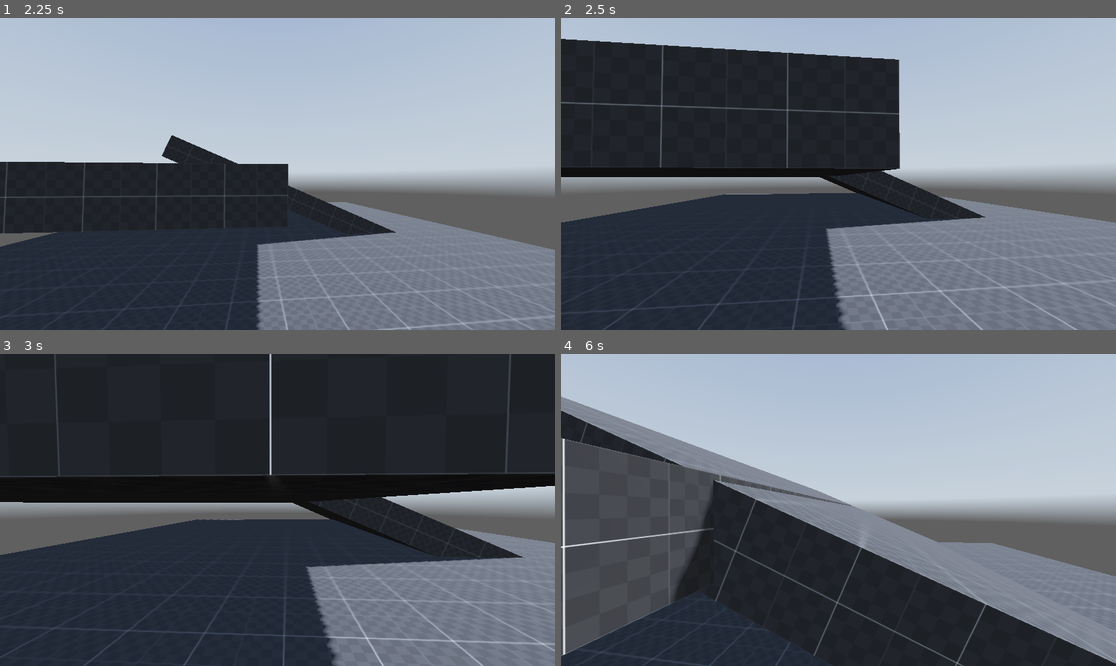
Above: before the commit, frames 1-4 (two rows, left to right).
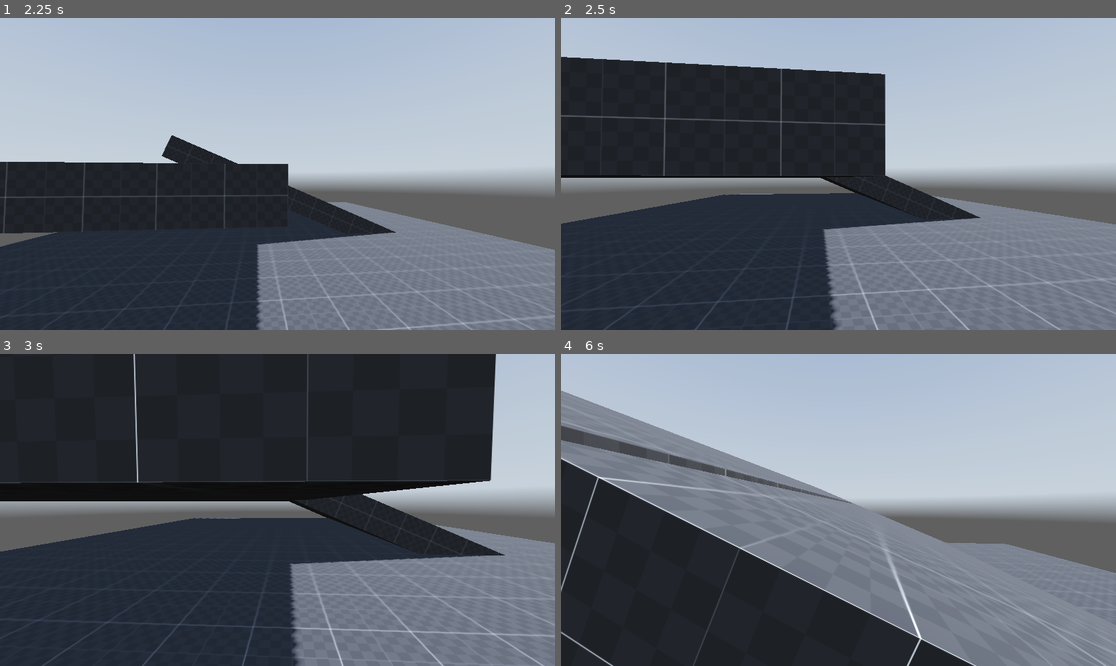
Above: after the commit, the same moments.

Repository: elmoradoo/Reflection
Game: Godot game, scene res://scenes/world.tscn
Two runs of this game, one before a commit and one after it. Both use one fixed random seed, a clock stepped at 60 frames per second and the inputs below. A sky picture missing from this copy of the repository is replaced by a grey-blue gradient.
Inputs (mouse positions are in pixels of both pictures, inside the frame that each line leads up to):
- Up to frame 1 (2.25 s): tap Enter at 0.5 s; move the mouse to (305, 174) at 0.52 s; hold Ctrl (crouch) 0.53-1.28 s; hold W (forward) from 0.53 s (still down); tap Space (jump) at 0.77, 1.07, 1.52, 1.55, 1.82, 2.1 s; tap Shift (sprint) at 0.8, 1.35 s; move the mouse to (249, 174) at 1.27 s; move the mouse to (288, 167) at 2.02 s; hold Ctrl (crouch) from 2.03 s (still down)
- Up to frame 2 (2.5 s): keep holding W (forward); keep holding Ctrl (crouch)
- Up to frame 3 (3 s): keep holding W (forward); move the mouse to (271, 516) at 2.77 s; release Ctrl (crouch) at 2.78 s; tap Ctrl (crouch) at 2.85 s
- Up to frame 4 (6 s): tap Space (jump) at 3.02, 3.32, 3.77, 3.8, 4.07, 4.52, 4.82, 5.85 s; tap Shift (sprint) at 3.05, 3.6, 5.1 s; move the mouse to (877, 513) at 3.52 s; move the mouse to (794, 506) at 4.27 s; tap Ctrl (crouch) at 4.35 s; move the mouse to (844, 510) at 5.02 s; move the mouse to (816, 503) at 5.77 s; release W (forward) at 5.78 s; hold D (right) from 5.78 s (still down)

Frame 1 is identical in both runs. In frame 2, 7.8% of the frame differs, in the area x 0-100%, y 6-100%; in frame 3, 12%; in frame 4, 30%, in the area x 0-100%, y 11-100%.

Commit message:
Refacto player states: - Only state manager changes states - State dictionary associating state enum with state instance

Diff:
--- a/scripts/player/enums.gd
+++ b/scripts/player/enums.gd
@@ -1,6 +1,7 @@
 extends Object
 
 enum player_states {
+	NULL,
 	Idle,
 	Walking,
 	Sprinting,
--- a/scripts/player/player.gd
+++ b/scripts/player/player.gd
@@ -4,7 +4,7 @@
 var enums = preload("res://scripts/player/enums.gd")
 
 #State manager
-var player_state_manager_script = preload("res://scripts/player/states/player_state_manager.gd")
+var player_state_manager_script = preload("res://scripts/player/player_state_manager.gd")
 var player_state_manager
 
 #Player object that have all of the player and associated variable
--- a/scripts/player/playerData.gd
+++ b/scripts/player/playerData.gd
@@ -33,7 +33,7 @@
 var sliding_minimum_velocity: float = 5.0
 
 #Player state
-var current_state = enums.player_states.Idle
+var current_state: BaseState
 
 var input_dir: Vector2 = Vector2.ZERO
 
--- /dev/null
+++ b/scripts/player/player_state_manager.gd
@@ -0,0 +1,45 @@
+extends Node
+
+
+var enums = preload("res://scripts/player/enums.gd")
+
+var player: playerData
+
+var current_state
+var next_state
+
+var state_scripts = {
+	enums.player_states.Idle: preload("res://scripts/player/states/idle.gd").new(),
+	enums.player_states.Walking: preload("res://scripts/player/states/walking.gd").new(),
+	enums.player_states.Sprinting: preload("res://scripts/player/states/sprinting.gd").new(),
+	enums.player_states.Crouching: preload("res://scripts/player/states/crouching.gd").new(),
+	enums.player_states.Sliding: preload("res://scripts/player/states/sliding.gd").new(),
+	enums.player_states.Jumping: preload("res://scripts/player/states/jumping.gd").new(),
+	enums.player_states.AirTime: preload("res://scripts/player/states/airtime.gd").new(),
+	enums.player_states.WallClimb: preload("res://scripts/player/states/wallclimb.gd").new(),
+	enums.player_states.WallRun: preload("res://scripts/player/states/wallrun.gd").new(),
+}
+
+func debug_print_player_state():
+	print(enums.player_states.keys()[player.current_state.get_state_name()])
+
+func init(player_object):
+	print(state_scripts)
+	print(enums.player_states.Idle)
+	print(state_scripts[enums.player_states.Idle].get_state_name())
+	player = player_object
+	for state_script in state_scripts.values():
+		state_script.init(player)
+	player.current_state = state_scripts[enums.player_states.Idle]
+	player.myself.move_and_slide()
+
+func run():
+	next_state = player.current_state.get_next_state()
+	if next_state == 0:
+		print("Invalid_state")
+	elif next_state != player.current_state.get_state_name():
+		player.current_state.exit()
+		player.current_state = state_scripts[next_state]
+		debug_print_player_state()
+		player.current_state.enter()
+	player.current_state.update()
--- a/scripts/player/states/airtime.gd
+++ b/scripts/player/states/airtime.gd
@@ -7,6 +7,9 @@
 
 func init(obj):
 	player = obj
+
+func get_state_name():
+	return enums.player_states.AirTime
 
 func enter():
 	pass
@@ -46,12 +49,11 @@
 			return true
 	return false
 
-func check():
-	if player.myself.is_on_floor() and player.velocity.length() >= 2:
-		player.current_state = enums.player_states.Sprinting
-	elif player.myself.is_on_floor():
-		player.current_state = enums.player_states.Idle
-	if can_wallclimb():
-		player.current_state = enums.player_states.WallClimb
+func get_next_state():
+	if player.myself.is_on_floor():
+		return enums.player_states.Idle
+	elif can_wallclimb():
+		return enums.player_states.WallClimb
 	elif can_wallrun():
-		player.current_state = enums.player_states.WallRun
+		return enums.player_states.WallRun
+	return enums.player_states.AirTime
--- a/scripts/player/states/crouching.gd
+++ b/scripts/player/states/crouching.gd
@@ -12,6 +12,9 @@
 
 func exit():
 	pass
+
+func get_state_name():
+	return enums.player_states.Crouching
 
 func update_event():
 	if player.event is InputEventMouseMotion:
@@ -28,9 +31,10 @@
 	player.velocity.z = player.direction.z * max_speed
 	player.direction = lerp(player.direction, (player.transform.basis * Vector3(player.input_dir.x, 0, player.input_dir.y)).normalized(), lerp_speed * player.delta)
 
-func check():
+func get_next_state():
 	if player.myself.is_on_floor():
 		if Input.is_action_pressed("crouch") or player.raycasts.get_node("top_of_head").is_colliding():
-			player.current_state = enums.player_states.Crouching
+			return enums.player_states.Crouching
 		else:
-			player.current_state = enums.player_states.Idle
+			return enums.player_states.Idle
+	return enums.player_states.NULL
--- a/scripts/player/states/idle.gd
+++ b/scripts/player/states/idle.gd
@@ -14,6 +14,9 @@
 func exit():
 	pass
 
+func get_state_name():
+	return enums.player_states.Idle
+
 func update_event():
 	if player.event is InputEventMouseMotion:
 		player.myself.rotate_y(deg_to_rad(-player.event.relative.x * player.mouse_sensitivity))
@@ -29,13 +32,14 @@
 	player.velocity.x = move_toward(player.velocity.x, 0, idle_lerp_speed)
 	player.velocity.z = move_toward(player.velocity.z, 0, idle_lerp_speed)
 
-func check():
+func get_next_state():
 	if player.myself.is_on_floor():
 		if Input.is_action_just_pressed("crouch"):
-			player.current_state = enums.player_states.Crouching
+			return enums.player_states.Crouching
 		elif Input.is_action_just_released("crouch") and not player.raycasts.get_node("top_of_head").is_colliding():
-			player.current_state = enums.player_states.Idle
+			return enums.player_states.Idle
 		elif player.input_dir != Vector2.ZERO:
-			player.current_state = enums.player_states.Sprinting
+			return enums.player_states.Sprinting
 		if Input.is_action_just_pressed("jump"):
-			player.current_state = enums.player_states.Jumping
+			return enums.player_states.Jumping
+	return enums.player_states.Idle
--- a/scripts/player/states/jumping.gd
+++ b/scripts/player/states/jumping.gd
@@ -6,6 +6,9 @@
 
 func init(obj):
 	player = obj
+
+func get_state_name():
+	return enums.player_states.Jumping
 
 func enter():
 	player.animation_player.play("jump")
@@ -30,6 +33,7 @@
 func exit():
 	pass
 
-func check():
+func get_next_state():
 	if not player.myself.is_on_floor():
-		player.current_state = enums.player_states.AirTime
+		return enums.player_states.AirTime
+	return enums.player_states.NULL
--- a/scripts/player/states/player_state_manager.gd
+++ /dev/null
@@ -1,174 +0,0 @@
-extends Node
-
-
-var enums = preload("res://scripts/player/enums.gd")
-
-#State scripts
-var idle_ss = preload("res://scripts/player/states/idle.gd")
-var walking_ss = preload("res://scripts/player/states/walking.gd")
-var sprinting_ss = preload("res://scripts/player/states/sprinting.gd")
-var crouching_ss = preload("res://scripts/player/states/crouching.gd")
-var sliding_ss = preload("res://scripts/player/states/sliding.gd")
-var jumping_ss = preload("res://scripts/player/states/jumping.gd")
-var airtime_ss = preload("res://scripts/player/states/airtime.gd")
-var wallclimb_ss = preload("res://scripts/player/states/wallclimb.gd")
-var wallrun_ss = preload("res://scripts/player/states/wallrun.gd")
-
-#And associated variables
-var idle_state
-var walking_state
-var sprinting_state
-var crouching_state
-var sliding_state
-var jumping_state
-var airtime_state
-var wallclimb_state
-var wallrun_state
-
-var player: playerData
-
-var old_state
-
-func debug_print_player_state():
-	match player.current_state:
-		enums.player_states.Idle:
-			print("idle")
-		enums.player_states.Walking:
-			print("walking")
-		enums.player_states.Sprinting:
-			print("sprinting")
-		enums.player_states.Jumping:
-			print("jumping")
-		enums.player_states.Crouching:
-			print("crouching")
-		enums.player_states.Sliding:
-			print("sliding")
-		enums.player_states.AirTime:
-			print("airtime")
-		enums.player_states.WallClimb:
-			print("wallclimb")
-		enums.player_states.WallRun:
-			print("wallrun")
-
-
-func init(player_object):
-	#Instanciate state scripts
-	idle_state = idle_ss.new()
-	walking_state = walking_ss.new()
-	sprinting_state = sprinting_ss.new()
-	crouching_state = crouching_ss.new()
-	sliding_state = sliding_ss.new()
-	jumping_state = jumping_ss.new()
-	airtime_state = airtime_ss.new()
-	wallclimb_state = wallclimb_ss.new()
-	wallrun_state = wallrun_ss.new()
-
-	idle_state.init(player_object)
-	walking_state.init(player_object)
-	sprinting_state.init(player_object)
-	crouching_state.init(player_object)
-	sliding_state.init(player_object)
-	jumping_state.init(player_object)
-	airtime_state.init(player_object)
-	wallclimb_state.init(player_object)
-	wallrun_state.init(player_object)
-
-	player = player_object
-
-func get_next_state():
-	old_state = player.current_state
-	match player.current_state:
-		enums.player_states.Idle:
-			idle_state.check()
-		enums.player_states.Walking:
-			walking_state.check()
-		enums.player_states.Sprinting:
-			sprinting_state.check()
-		enums.player_states.Jumping:
-			jumping_state.check()
-		enums.player_states.Crouching:
-			crouching_state.check()
-		enums.player_states.Sliding:
-			sliding_state.check()
-		enums.player_states.AirTime:
-			airtime_state.check()
-		enums.player_states.WallClimb:
-			wallclimb_state.check()
-		enums.player_states.WallRun:
-			wallrun_state.check()
-	if not player.current_state == old_state:
-		set_current_state()
-
-func set_current_state():
-	#Exit the current state
-	match old_state:
-		enums.player_states.Idle:
-			idle_state.exit()
-		enums.player_states.Walking:
-			walking_state.exit()
-		enums.player_states.Sprinting:
-			sprinting_state.exit()
-		enums.player_states.Jumping:
-			jumping_state.exit()
-		enums.player_states.Crouching:
-			crouching_state.exit()
-		enums.player_states.Sliding:
-			sliding_state.exit()
-		enums.player_states.AirTime:
-			airtime_state.exit()
-		enums.player_states.WallClimb:
-			wallclimb_state.exit()
-		enums.player_states.WallRun:
-			wallrun_state.exit()
-	#Enter new state
-	old_state = player.current_state
-	match player.current_state:
-		enums.player_states.Idle:
-			idle_state.enter()
-		enums.player_states.Walking:
-			walking_state.enter()
-		enums.player_states.Sprinting:
-			sprinting_state.enter()
-		enums.player_states.Jumping:
-			jumping_state.enter()
-		enums.player_states.Crouching:
-			crouching_state.enter()
-		enums.player_states.Sliding:
-			sliding_state.enter()
-		enums.player_states.AirTime:
-			airtime_state.enter()
-		enums.player_states.WallClimb:
-			wallclimb_state.enter()
-		enums.player_states.WallRun:
-			wallrun_state.enter()
-
-func update_current_state():
-	match player.current_state:
-		enums.player_states.Idle:
-			idle_state.update()
-		enums.player_states.Walking:
-			walking_state.update()
-		enums.player_states.Sprinting:
-			sprinting_state.update()
-		enums.player_states.Jumping:
-			jumping_state.update()
-		enums.player_states.Crouching:
-			crouching_state.update()
-		enums.player_states.Sliding:
-			sliding_state.update()
-		enums.player_states.AirTime:
-			airtime_state.update()
-		enums.player_states.WallClimb:
-			wallclimb_state.update()
-		enums.player_states.WallRun:
-			wallrun_state.update()
-
-func run():
-	get_next_state()
-	if player.current_state != old_state:
-		#print(player.current_state)
-		#print(old_state)
-		set_current_state()
-		debug_print_player_state()
-		#print(player.velocity.length())
-	update_current_state()
--- a/scripts/player/states/sliding.gd
+++ b/scripts/player/states/sliding.gd
@@ -8,6 +8,9 @@
 
 func init(obj):
 	player = obj
+
+func get_state_name():
+	return enums.player_states.Sliding
 
 func enter():
 	player.velocity.x *= sliding_initial_force
@@ -29,8 +32,12 @@
 func exit():
 	pass
 
-func check():
+func get_next_state():
 	if Input.is_action_just_released("crouch"):
-		player.current_state = enums.player_states.Idle
+		return enums.player_states.Idle
 	elif Input.is_action_pressed("crouch") and player.velocity.length() <= 4:
-		player.current_state = enums.player_states.Crouching
+		return enums.player_states.Crouching
+	elif Input.is_action_pressed("crouch"):
+		return enums.player_states.Sliding
+	else:
+		return enums.player_states.NULL
--- a/scripts/player/states/sprinting.gd
+++ b/scripts/player/states/sprinting.gd
@@ -10,6 +10,9 @@
 
 func init(obj):
 	player = obj
+
+func get_state_name():
+	return enums.player_states.Sprinting
 
 func enter():
 	pass
@@ -31,15 +34,16 @@
 func exit():
 	pass
 
-func check():
+func get_next_state():
 	if player.myself.is_on_floor():
 		if Input.is_action_pressed("crouch") and player.velocity.length() >= player.sliding_minimum_velocity:
-			player.current_state = enums.player_states.Sliding
+			return enums.player_states.Sliding
 		elif Input.is_action_pressed("crouch"):
-			player.current_state = enums.player_states.Crouching
+			return enums.player_states.Crouching
 		elif player.input_dir == Vector2.ZERO:
-			player.current_state = enums.player_states.Idle
+			return enums.player_states.Idle
 		if Input.is_action_just_pressed("jump"):
-			player.current_state = enums.player_states.Jumping
+			return enums.player_states.Jumping
+		return enums.player_states.Sprinting
 	else:
-		player.current_state = enums.player_states.AirTime
+		return enums.player_states.AirTime
--- a/scripts/player/states/walking.gd
+++ b/scripts/player/states/walking.gd
@@ -6,6 +6,9 @@
 
 func init(obj):
 	player = obj
+
+func get_state_name():
+	return enums.player_states.Walking
 
 func enter():
 	pass
@@ -28,15 +31,16 @@
 func exit():
 	pass
 
-func check():
+func get_next_state():
 	if player.myself.is_on_floor():
 		if Input.is_action_pressed("crouch") and player.velocity.length() >= player.sliding_minimum_velocity:
-			player.current_state = enums.player_states.Sliding
+			return enums.player_states.Sliding
 		elif Input.is_action_pressed("crouch"):
-			player.current_state = enums.player_states.Crouching
+			return enums.player_states.Crouching
 		elif Input.is_action_just_pressed("sprint"):
-			player.current_state = enums.player_states.Sprinting
+			return enums.player_states.Sprinting
 		elif player.input_dir == Vector2.ZERO:
-			player.current_state = enums.player_states.Idle
+			return enums.player_states.Idle
 		if Input.is_action_just_pressed("jump"):
-			player.current_state = enums.player_states.Jumping
+			return enums.player_states.Jumping
+	return enums.player_states.NULL
--- a/scripts/player/states/wallclimb.gd
+++ b/scripts/player/states/wallclimb.gd
@@ -6,6 +6,9 @@
 
 func init(obj):
 	player = obj
+
+func get_state_name():
+	return enums.player_states.WallClimb
 
 func enter():
 	old_vel = player.velocity
@@ -35,10 +38,12 @@
 #		print("over")
 	player.velocity.y += 0.3
 
-func check():
+func get_next_state():
 	if player.myself.is_on_floor() and player.velocity.length() >= 2:
-		player.current_state = enums.player_states.Sprinting
+		return enums.player_states.Sprinting
 	elif player.myself.is_on_floor():
-		player.current_state = enums.player_states.Idle
+		return enums.player_states.Idle
 	elif player.velocity.y >= 6 and not player.rc_feets.get_node("front").is_colliding():
-		player.current_state = enums.player_states.AirTime
+		return enums.player_states.AirTime
+	else:
+		return enums.player_states.WallClimb
--- a/scripts/player/states/wallrun.gd
+++ b/scripts/player/states/wallrun.gd
@@ -6,6 +6,9 @@
 var old_vel: Vector3 = Vector3.ZERO
 func init(obj):
 	player = obj
+
+func get_state_name():
+	return enums.player_states.WallRun
 
 func enter():
 	old_vel = player.velocity
@@ -29,10 +32,11 @@
 	update_event()
 	player.velocity.y += 0.1
 
-func check():
+func get_next_state():
 	if player.myself.is_on_floor() and player.velocity.length() >= 2:
-		player.current_state = enums.player_states.Sprinting
+		return enums.player_states.Sprinting
 	elif player.myself.is_on_floor():
-		player.current_state = enums.player_states.Idle
+		return enums.player_states.Idle
 	elif player.velocity.y >= 6 and not player.raycasts.get_node("front_of_feets").is_colliding():
-		player.current_state = enums.player_states.AirTime
+		return enums.player_states.AirTime
+	return enums.player_states.WallRun
